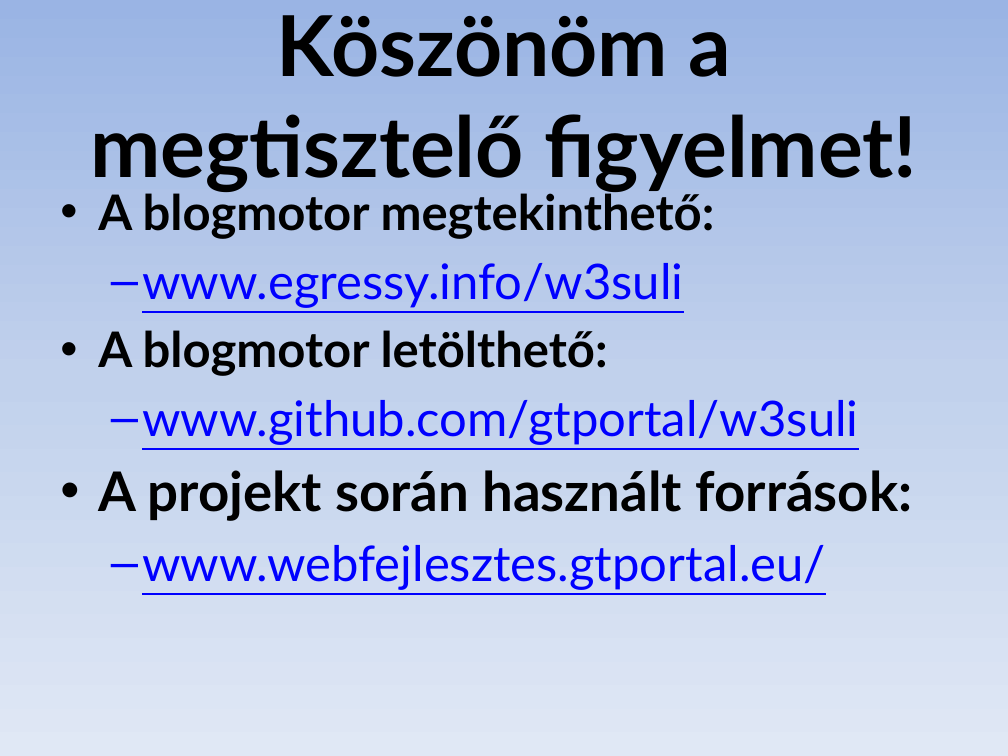
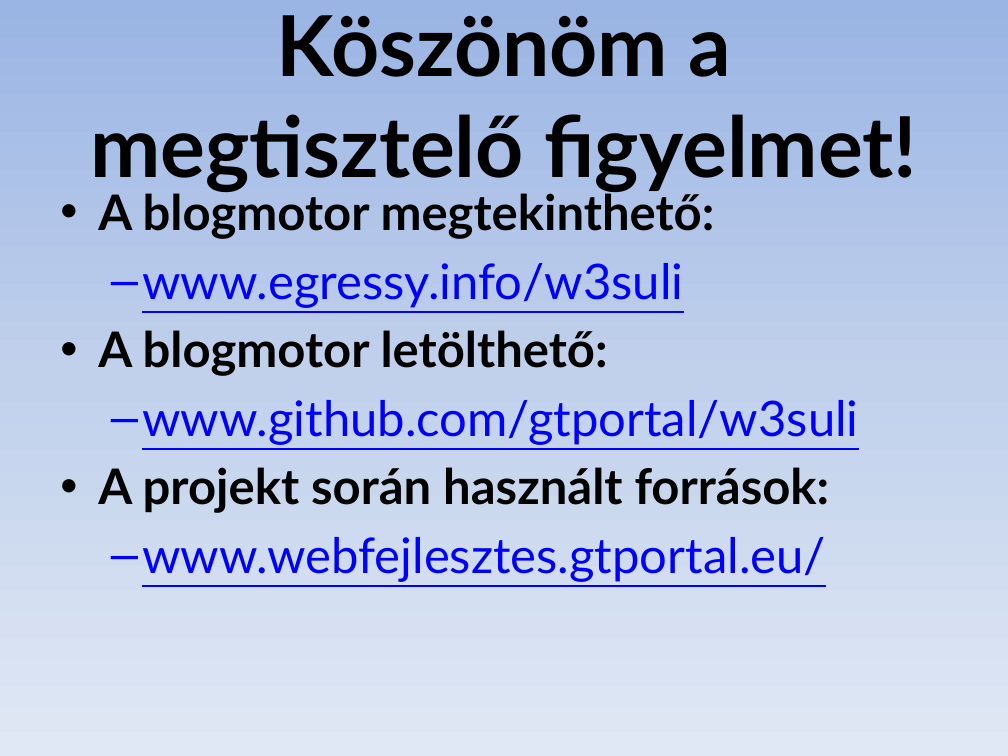
Before and after one commit to tkgellert/w3suli, a slide deck: slide 23 of public_html/letolt/w3_suli_gellert.pptx (slide 24 before the commit). Drawn at 1008x756 pixels with LibreOffice and Linux fonts; fonts in the diff are those of the drawing. Boxes give left, top, right and bottom in pixels: in the first picture for what was removed or moved away, otherwise in the second. Text is boxed around its words. In the diff, an @@ line names an element or a change of style, - is before the commit and + after.

```diff
--- a/public_html/letolt/w3_suli_gellert.pptx
+++ b/public_html/letolt/w3_suli_gellert.pptx
@@ text at (98,467,830,513): size 39 to 35 pt in "A projekt során használt források:" @@
```
Also in this commit, not shown: 6 other slides changed, 1 slide removed, 27 other files.
